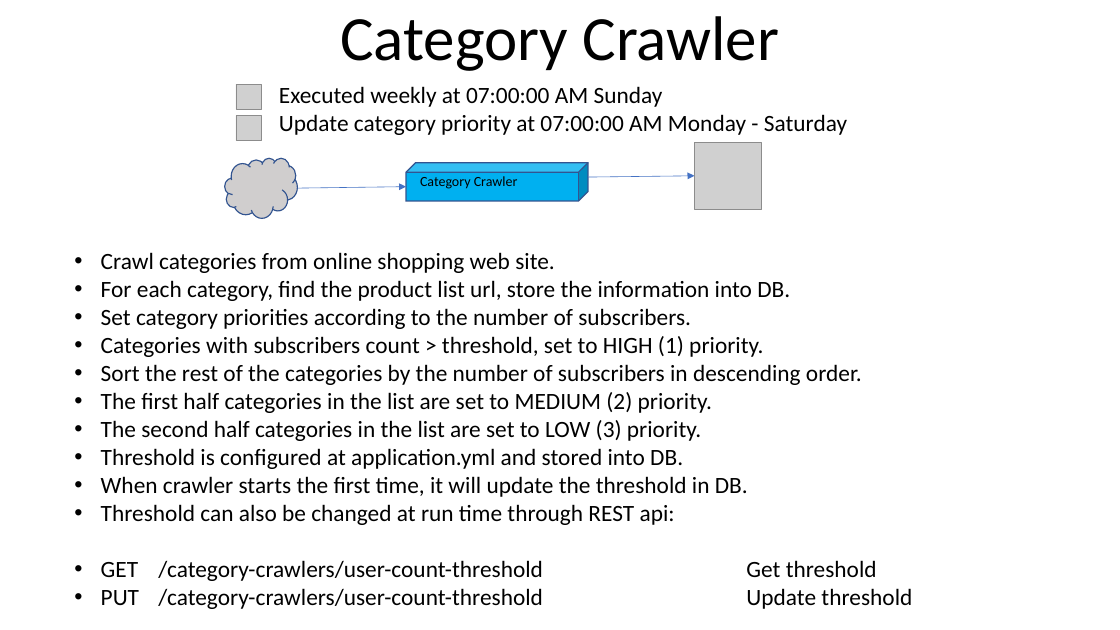
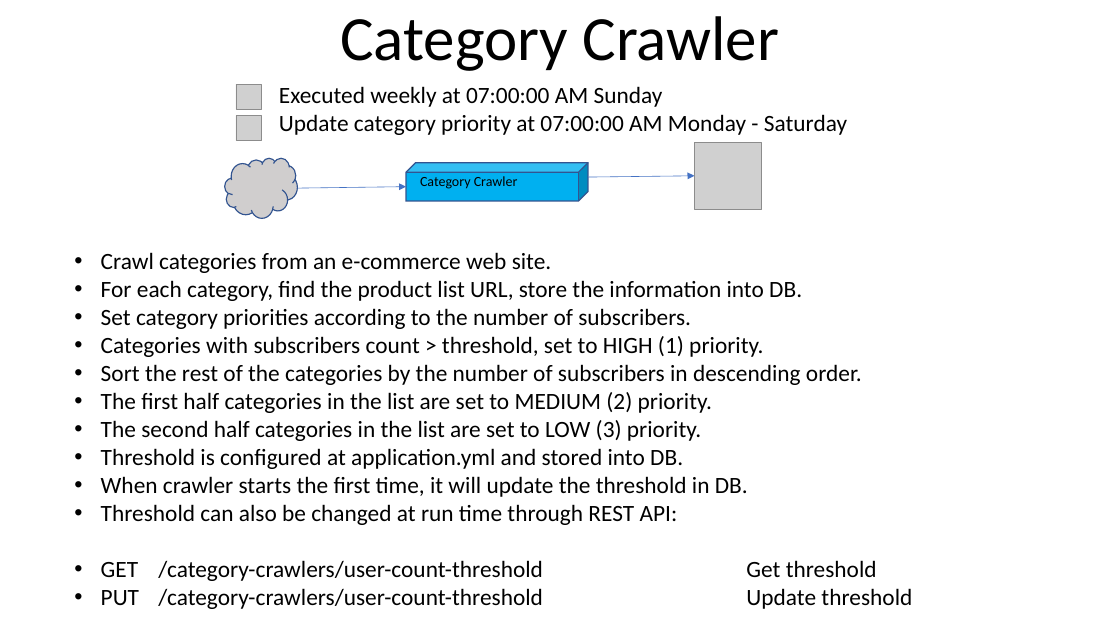
Before and after one commit to youhusky/price-monitoring-system, a slide deck: slide 6 of PriceMonitoringDesign.pptx. Drawn at 1120x630 pixels with LibreOffice and Linux fonts; fonts in the diff are those of the drawing; grey boxes stand for pictures. Boxes give left, top, right and bottom in pixels: in the first picture for what was removed or moved away, otherwise in the second. Text is boxed around its words. In the diff, an @@ line names an element or a change of style, - is before the commit and + after.

Commit message:
Update wording of pptx

```diff
--- a/PriceMonitoringDesign.pptx
+++ b/PriceMonitoringDesign.pptx
@@ text at box(101, 252, 802, 301): text changed @@
-• Crawl categories from online shopping web site.
-• For each category, find the product list url, store the information into DB.
+• Crawl categories from an e-commerce web site.
+• For each category, find the product list URL, store the information into DB.
@@ text at box(101, 504, 678, 525): text changed @@
-• Threshold can also be changed at run time through REST api:
+• Threshold can also be changed at run time through REST API:
```
Also in this commit, not shown: 3 other slides changed.
